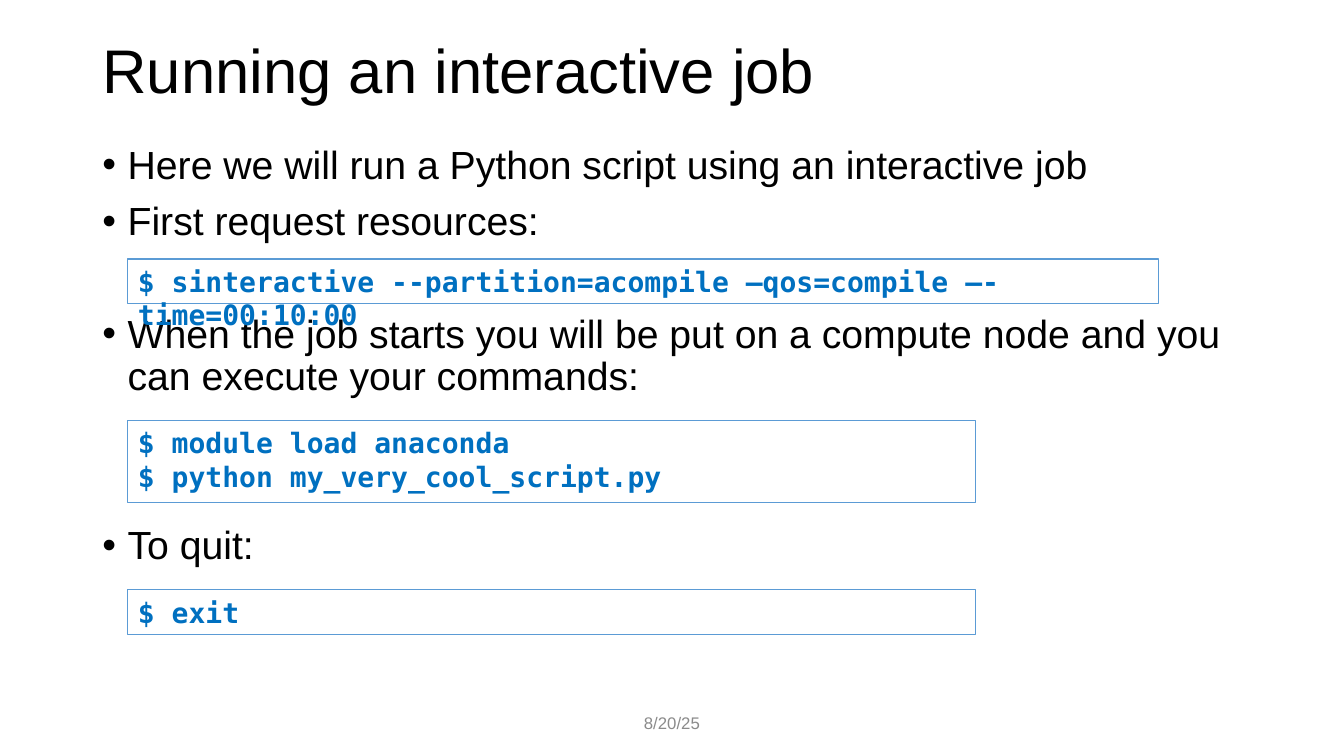
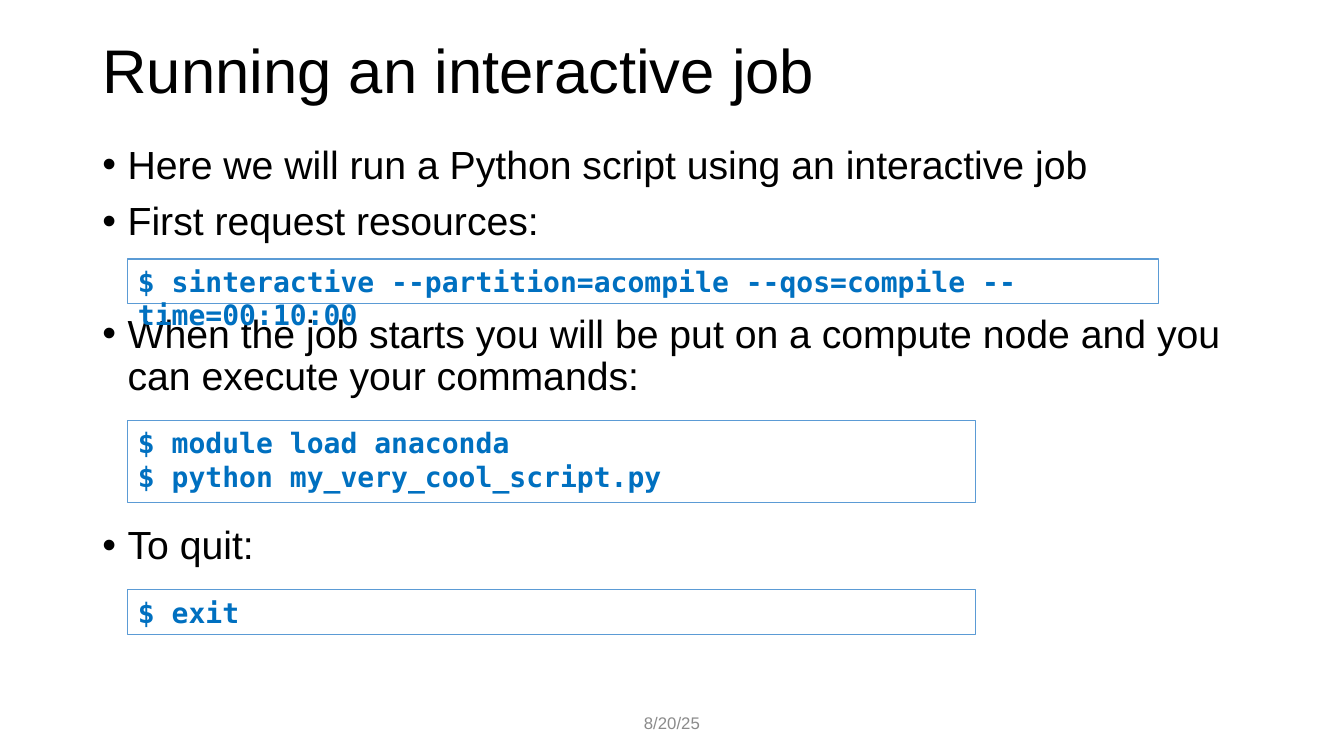
Before and after one commit to ResearchComputing/hpc_fundamentals_micro_credential, a slide deck: slide 26 of scheduling_jobs/scheduling_jobs.pptx. Drawn at 1344x756 pixels with LibreOffice and Linux fonts; fonts in the diff are those of the drawing; background and template pictures are left out. Boxes give left, top, right and bottom in pixels: in the first picture for what was removed or moved away, otherwise in the second. Text is boxed around its words. In the diff, an @@ line names an element or a change of style, - is before the commit and + after.

```diff
--- a/scheduling_jobs/scheduling_jobs.pptx
+++ b/scheduling_jobs/scheduling_jobs.pptx
@@ text in rectangle at box(138, 269, 965, 332): text changed @@
-$ sinteractive --partition=acompile –qos=compile –-time=00:10:00
+$ sinteractive --partition=acompile --qos=compile --time=00:10:00
```
Also in this commit, not shown: 2 other slides changed, 1 other file.
